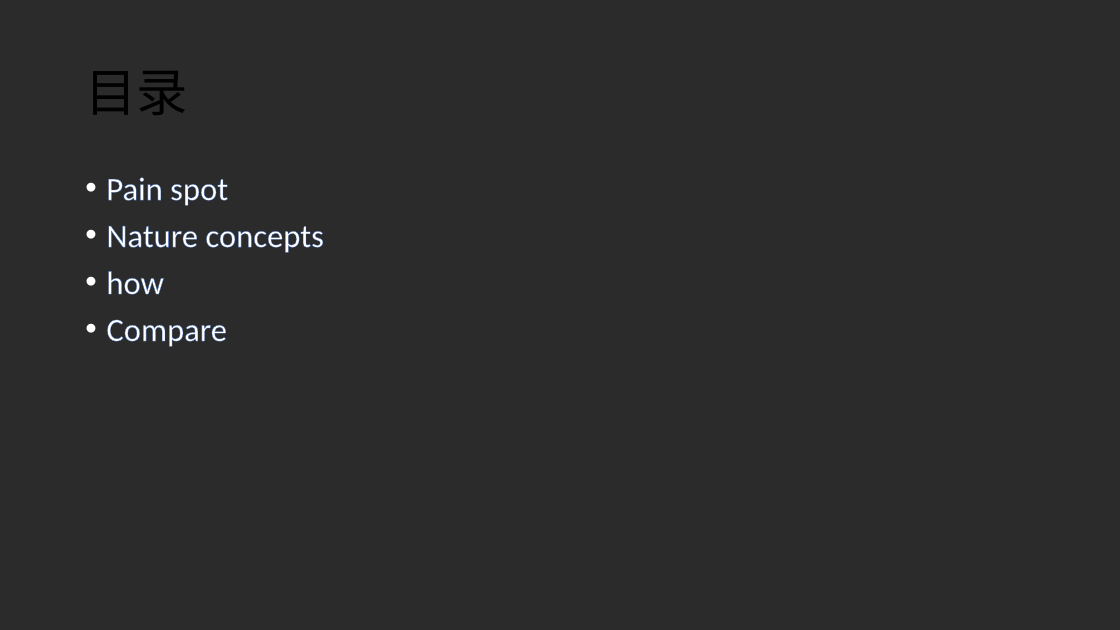
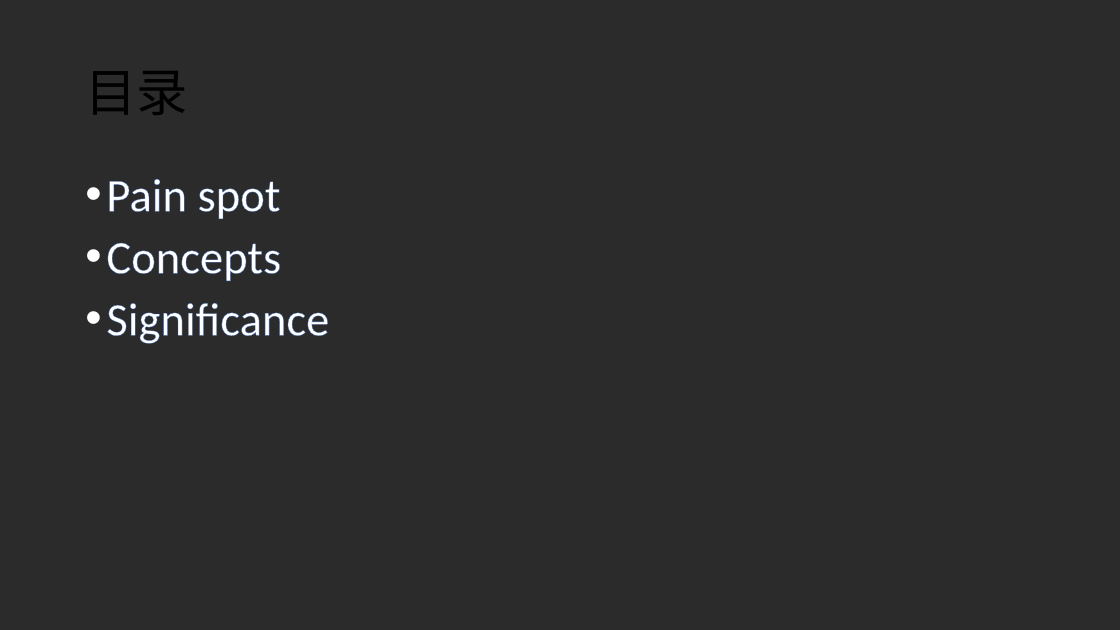
Before and after one commit to llxxbb/Nature, a slide deck: slide 2 of doc/nature.pptx. Drawn at 1120x630 pixels with LibreOffice and Linux fonts; fonts in the diff are those of the drawing; background and template pictures are left out; a plain dark background stands for a picture behind light text. Boxes give left, top, right and bottom in pixels: in the first picture for what was removed or moved away, otherwise in the second. Text is boxed around its words. In the diff, an @@ line names an element or a change of style, - is before the commit and + after.

```diff
--- a/doc/nature.pptx
+++ b/doc/nature.pptx
@@ text at [106, 179, 281, 219]: size 28 to 40 pt in "Pain spot" @@
@@ text at [106, 243, 329, 344]: text changed; size 28 to 40 pt @@
-• Nature concepts
-• how
-• Compare
+• Concepts
+• Significance
```
Also in this commit, not shown: 6 other slides changed, 9 slides added, 14 slides removed, 19 other files.
